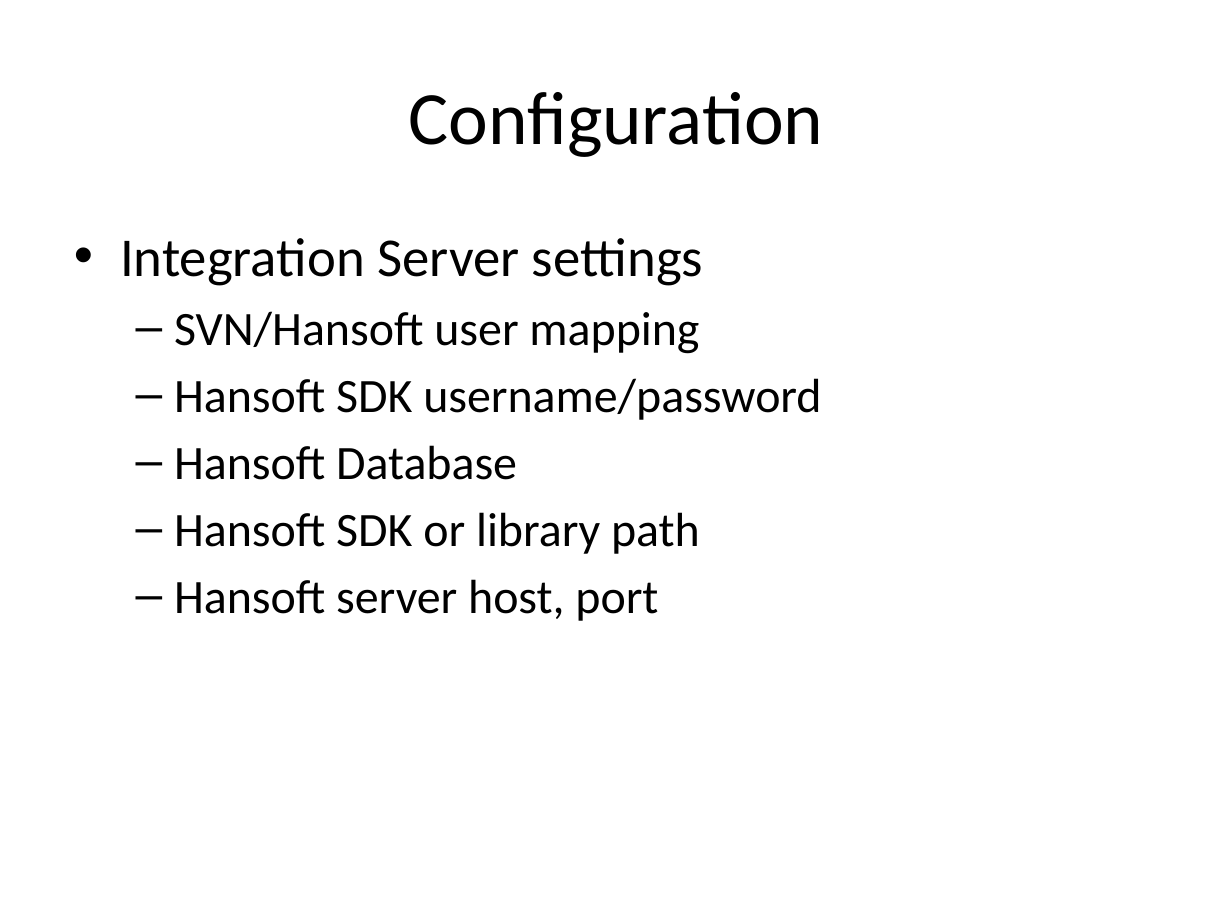
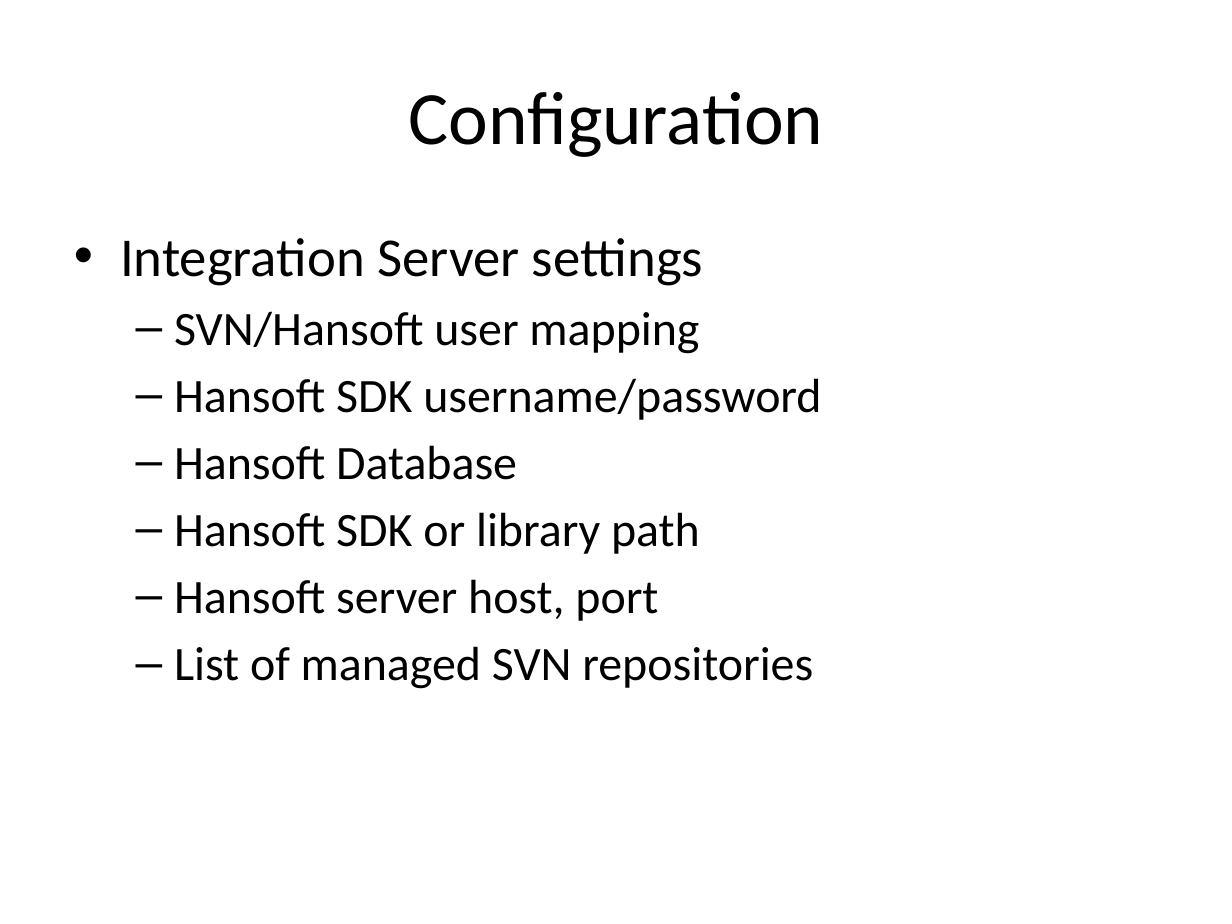
Before and after one commit to FindOut/hansoft-svn, a slide deck: slide 6 of HansoftSVN Integration Overview.pptx (slide 5 before the commit). Drawn at 1232x924 pixels with LibreOffice and Linux fonts; fonts in the diff are those of the drawing. Boxes give left, top, right and bottom in pixels: in the first picture for what was removed or moved away, otherwise in the second. Text is boxed around its words. In the diff, an @@ line names an element or a change of style, - is before the commit and + after.

```diff
--- a/HansoftSVN Integration Overview.pptx
+++ b/HansoftSVN Integration Overview.pptx
@@ text at [174, 646, 813, 689]: paragraph added @@
+  – List of managed SVN repositories
```
Also in this commit, not shown: 3 other slides changed, 1 slide added, 8 other files.
